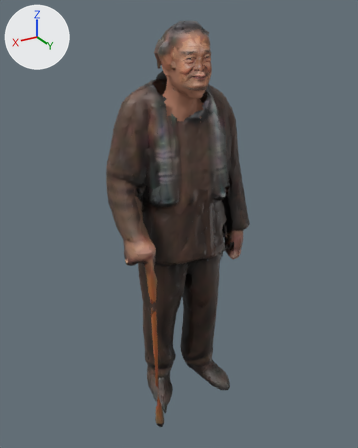
Before and after pictures for a commit that changed the glTF model public/models/ma/nhanvat/tp-025.glb.
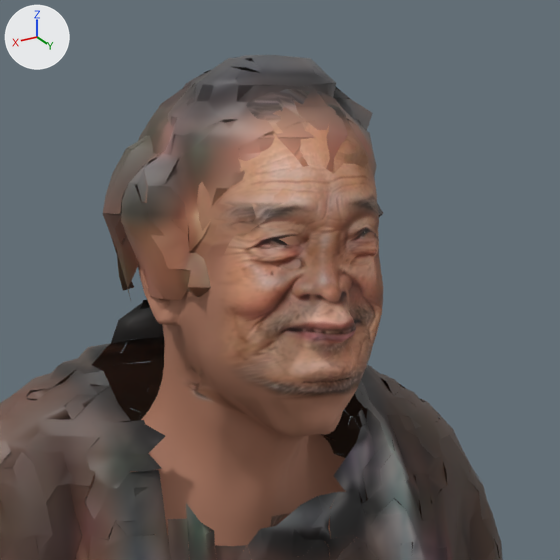
Each version appears first whole from a 50 mm camera at (1.004, 1.614, 1.672) aimed at (0.004, -0.052, 0.839), and next in a close-up on the part from 37% to 69% of the width and 2% to 28% of the height. Every picture has the same lights, and +X, +Y and +Z are marked at upper left. The last two pictures show the newer version. Vertices at exactly the same position are counted once.

The older version as bpy lines, for what is in view:
```python
me_body = bpy.data.meshes.new('Body')
me_body.from_pydata(...)  # 17638 vertices, 24081 faces; spans x -0.32..0.32, y -0.26..0.18, z 0.0..1.64
# faces by material slot: [13793, 10288]
me_body.materials.append(mat_body)  # picture img_texture
me_body.materials.append(mat_dauchuan)
ob_body = bpy.data.objects.new('Body', me_body)
ob_body.location = (0.0, 0.0, 0.0)
```
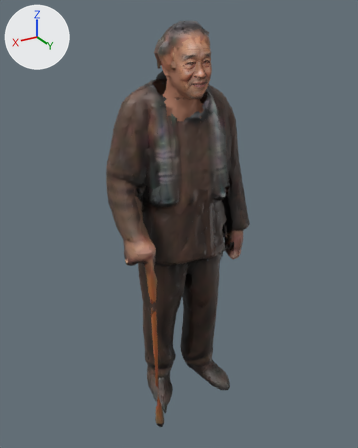
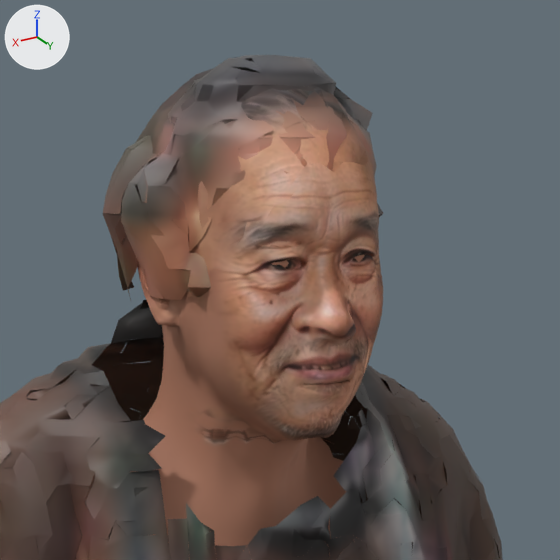
Changed parts and their boxes (x1, y1, x2, y2) in the close-ups (560 x 560 px; the box of a moved part takes in the faces that stretch with it):
part 1 of me_body, moved or reshaped
    before: (137, 117, 378, 546)
    after: (136, 116, 379, 553)
part 2 of me_body, surface changed
    both: (138, 100, 383, 519)

What changed in the scene script:
```text
Change me_body:
    used by ob_body; location = (0.0, 0.0, 0.0)
    remove me_body.from_pydata(...)  # 17638 vertices, 24081 faces; spans x -0.32..0.32, y -0.26..0.18, z 0.0..1.64
    add me_body.from_pydata(...)  # 17635 vertices, 24077 faces; spans x -0.32..0.32, y -0.26..0.18, z 0.0..1.64
    me_body part 1: 305 vertices moved within x -0.09..0.08, y -0.12..0.1, z 1.29..1.57; 209 vertices removed from x -0.09..0.08, y -0.13..0.1, z 1.29..1.56; 206 vertices added at x -0.09..0.08, y -0.13..0.11, z 1.28..1.55
    me_body part 2: 6105 kept faces spanning x -0.13..0.12, y -0.15..0.1, z 1.26..1.61 get new texture (UV) coordinates
```
